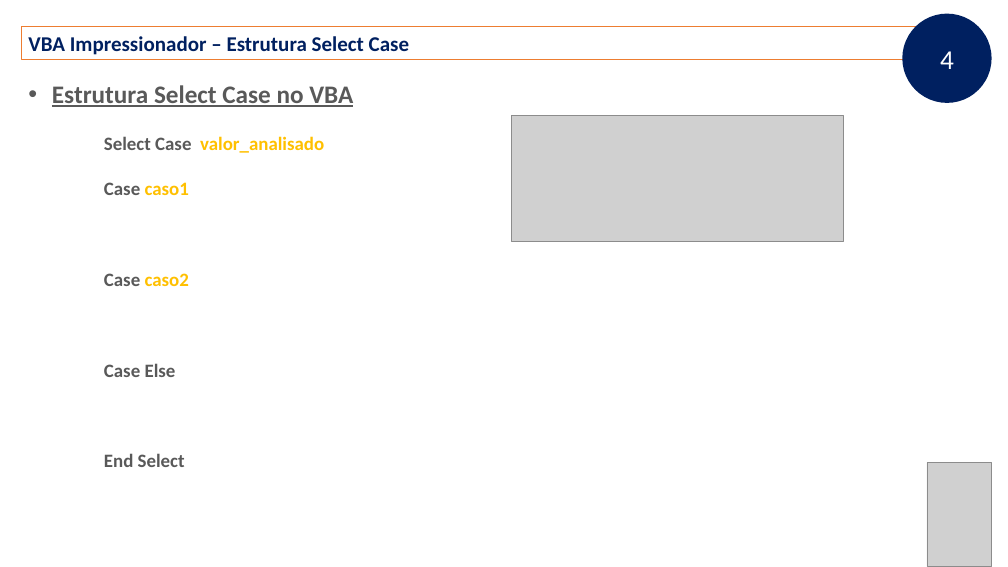
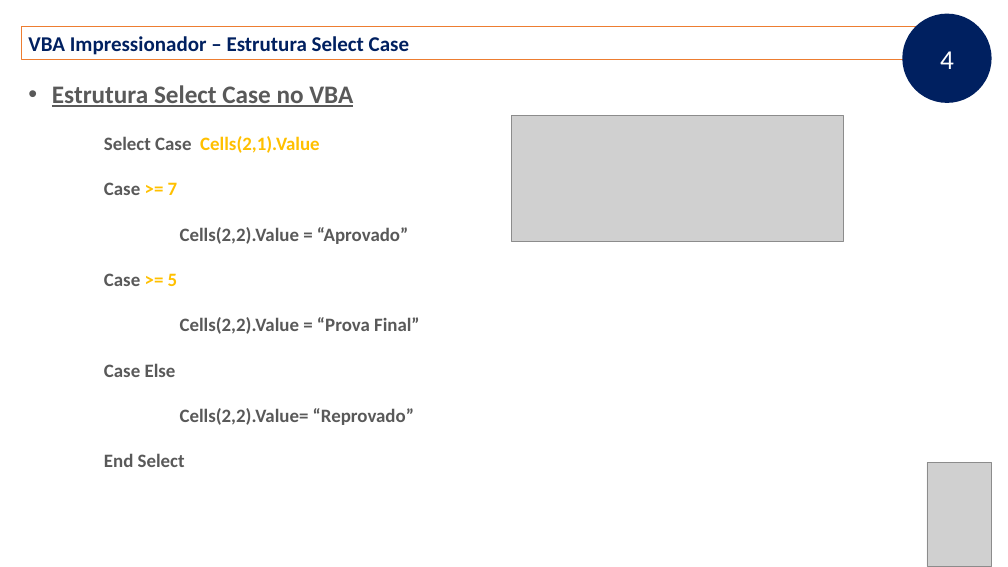
Before and after one commit to jharbes/hashtagVba, a slide deck: slide 3 of 004-estruturasDoVba/39-estruturaSelectCase-explicacao.pptx. Drawn at 1008x567 pixels with LibreOffice and Linux fonts; fonts in the diff are those of the drawing; grey boxes stand for pictures. Boxes give left, top, right and bottom in pixels: in the first picture for what was removed or moved away, otherwise in the second. Text is boxed around its words. In the diff, an @@ line names an element or a change of style, - is before the commit and + after.

Commit message:
39 select case explicacao

```diff
--- a/004-estruturasDoVba/39-estruturaSelectCase-explicacao.pptx
+++ b/004-estruturasDoVba/39-estruturaSelectCase-explicacao.pptx
@@ text at <box>104,136,420,334</box>: text changed; text colour #FFC000 to #595959 @@
-Select Case valor_analisado
-Case caso1
-Case caso2
+Select Case Cells(2,1).Value
+Case >= 7
+Cells(2,2).Value = “Aprovado”
+Case >= 5
+Cells(2,2).Value = “Prova Final”
@@ text at <box>180,408,414,425</box>: paragraph added @@
+Cells(2,2).Value= “Reprovado”
```
Also in this commit, not shown: 1 other file.
